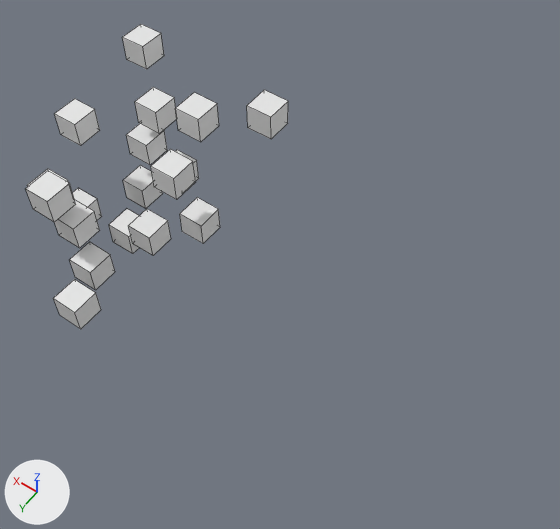
Renders of the FBX model TBA-MasterD/Assets/Prefabs/Fabio/FBX/VentLights.fbx from each side of a commit.
The view is the same before and after, from a 50 mm lens placed at (-7.5, 7.8, 45.7), pointed at (10.7, -17.6, 5.7). Lighting does not change. The marker at lower left points along +X, +Y and +Z. Mesh edges are drawn as thin lines.

Before the edit, the objects in view are built like this:
```python
ob_vent_lights_002 = bpy.data.objects.new('Vent_Lights.002', me_cube_216)
ob_vent_lights_002.location = (29.0, -18.27, 8.0)
ob_vent_lights_006 = bpy.data.objects.new('Vent_Lights.006', me_cube_237)
ob_vent_lights_006.location = (17.0, -25.02, 10.0)
ob_vent_lights_010 = bpy.data.objects.new('Vent_Lights.010', me_cube_243)
ob_vent_lights_010.location = (25.25, -12.02, 8.0)
ob_vent_lights_012 = bpy.data.objects.new('Vent_Lights.012', me_cube_245)
ob_vent_lights_012.location = (25.25, -22.52, 8.0)
ob_vent_lights_013 = bpy.data.objects.new('Vent_Lights.013', me_cube_246)
ob_vent_lights_013.location = (28.25, -13.92, 4.9)
ob_vent_lights_014 = bpy.data.objects.new('Vent_Lights.014', me_cube_247)
ob_vent_lights_014.location = (28.25, -15.92, 1.2)
ob_vent_lights_017 = bpy.data.objects.new('Vent_Lights.017', me_cube_250)
ob_vent_lights_017.location = (23.75, -16.52, 1.2)
ob_vent_lights_018 = bpy.data.objects.new('Vent_Lights.018', me_cube_251)
ob_vent_lights_018.location = (21.5, -16.52, 2.6)
ob_vent_lights_019 = bpy.data.objects.new('Vent_Lights.019', me_cube_252)
ob_vent_lights_019.location = (26.0, -21.77, 5.0)
# also in view: 'Vent_Lights.011' at (24.5, -12.8, 5.1); 'Vent_Lights.007' at (19.2, -19.5, 2.6); 'Vent_Lights.004' at (29.0, -25.8, 10.0); 'Vent_Lights.001' at (21.5, -9.0, 2.2); 'Vent_Lights.005' at (20.8, -22.0, 10.0)
```
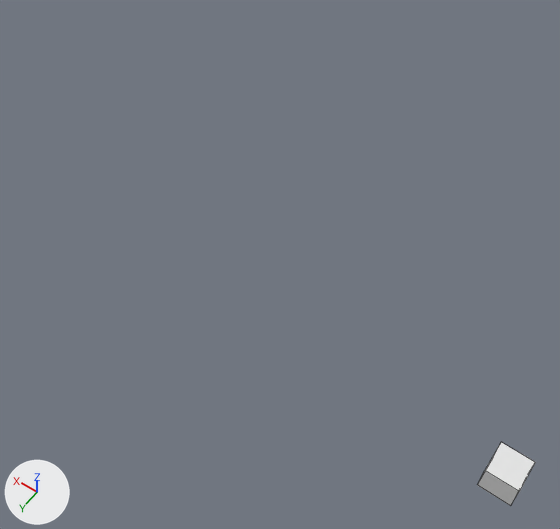
Boxes (x1, y1, x2, y2) around the edits, measured in the pictures (560 x 529 px):
'Vent_Lights.011', moved: before (54, 200, 100, 248); after (478, 442, 535, 506)
'Vent_Lights.010', deleted: before (25, 171, 76, 222)
'Vent_Lights.003', deleted: before (151, 149, 195, 199)
'Vent_Lights.005', deleted: before (175, 92, 219, 142)
'Vent_Lights.006', deleted: before (247, 90, 288, 139)
'Vent_Lights.001', deleted: before (53, 279, 101, 329)
'Vent_Lights.002', deleted: before (54, 98, 100, 146)
'Vent_Lights.009', deleted: before (70, 242, 115, 290)
'Vent_Lights.012', deleted: before (135, 87, 177, 133)
'Vent_Lights.004', deleted: before (122, 24, 164, 69)
'Vent_Lights.018', deleted: before (129, 209, 171, 256)
'Vent_Lights.007', deleted: before (180, 198, 220, 244)
'Vent_Lights.019', deleted: before (126, 124, 167, 165)
'Vent_Lights.008', deleted: before (123, 165, 163, 209)
'Vent_Lights.017', deleted: before (109, 209, 139, 254)
'Vent_Lights.014', deleted: before (73, 188, 102, 220)
'Vent_Lights.015', deleted: before (175, 150, 199, 181)
'Vent_Lights.013', deleted: before (27, 169, 68, 186)

Patch to the scene script:
```diff
--- a/TBA-MasterD/Assets/Prefabs/Fabio/FBX/VentLights.fbx.py
+++ b/TBA-MasterD/Assets/Prefabs/Fabio/FBX/VentLights.fbx.py
@@ ob_vent_lights_013 @@
-ob_vent_lights_013 = bpy.data.objects.new('Vent_Lights.013', me_cube_246)
-ob_vent_lights_013.location = (28.25, -13.92, 4.9)
@@ ob_vent_lights_010 @@
-ob_vent_lights_010 = bpy.data.objects.new('Vent_Lights.010', me_cube_243)
-ob_vent_lights_010.location = (25.25, -12.02, 8.0)
@@ ob_vent_lights_018 @@
-ob_vent_lights_018 = bpy.data.objects.new('Vent_Lights.018', me_cube_251)
-ob_vent_lights_018.location = (21.5, -16.52, 2.6)
@@ ob_vent_lights_019 @@
-ob_vent_lights_019 = bpy.data.objects.new('Vent_Lights.019', me_cube_252)
-ob_vent_lights_019.location = (26.0, -21.77, 5.0)
@@ ob_vent_lights_002 @@
-ob_vent_lights_002 = bpy.data.objects.new('Vent_Lights.002', me_cube_216)
-ob_vent_lights_002.location = (29.0, -18.27, 8.0)
@@ ob_vent_lights_014 @@
-ob_vent_lights_014 = bpy.data.objects.new('Vent_Lights.014', me_cube_247)
-ob_vent_lights_014.location = (28.25, -15.92, 1.2)
@@ ob_vent_lights_006 @@
-ob_vent_lights_006 = bpy.data.objects.new('Vent_Lights.006', me_cube_237)
-ob_vent_lights_006.location = (17.0, -25.02, 10.0)
@@ ob_vent_lights_012 @@
-ob_vent_lights_012 = bpy.data.objects.new('Vent_Lights.012', me_cube_245)
-ob_vent_lights_012.location = (25.25, -22.52, 8.0)
@@ ob_vent_lights_015 @@
-ob_vent_lights_015 = bpy.data.objects.new('Vent_Lights.015', me_cube_248)
-ob_vent_lights_015.location = (23.75, -22.52, 2.6)
@@ ob_vent_lights_007 @@
-ob_vent_lights_007 = bpy.data.objects.new('Vent_Lights.007', me_cube_238)
-ob_vent_lights_007.location = (19.25, -19.52, 2.6)
@@ ob_vent_lights_005 @@
-ob_vent_lights_005 = bpy.data.objects.new('Vent_Lights.005', me_cube_230)
-ob_vent_lights_005.location = (20.75, -22.02, 10.0)
@@ ob_vent_lights_003 @@
-ob_vent_lights_003 = bpy.data.objects.new('Vent_Lights.003', me_cube_228)
-ob_vent_lights_003.location = (20.0, -18.27, 8.0)
@@ ob_vent_lights_011 @@
 ob_vent_lights_011 = bpy.data.objects.new('Vent_Lights.011', me_cube_244)
-ob_vent_lights_011.location = (24.5, -12.77, 5.1)
+ob_vent_lights_011.location = (-7.56, -13.24, 5.33)
@@ ob_vent_lights_001 @@
-ob_vent_lights_001 = bpy.data.objects.new('Vent_Lights.001', me_cube_211)
-ob_vent_lights_001.location = (21.5, -9.02, 2.21)
@@ ob_vent_lights_008 @@
-ob_vent_lights_008 = bpy.data.objects.new('Vent_Lights.008', me_cube_239)
-ob_vent_lights_008.location = (26.0, -20.52, 1.2)
@@ ob_vent_lights_009 @@
-ob_vent_lights_009 = bpy.data.objects.new('Vent_Lights.009', me_cube_242)
-ob_vent_lights_009.location = (23.0, -12.02, 2.21)
@@ ob_vent_lights_017 @@
-ob_vent_lights_017 = bpy.data.objects.new('Vent_Lights.017', me_cube_250)
-ob_vent_lights_017.location = (23.75, -16.52, 1.2)
@@ ob_vent_lights_004 @@
-ob_vent_lights_004 = bpy.data.objects.new('Vent_Lights.004', me_cube_229)
-ob_vent_lights_004.location = (29.0, -25.77, 10.0)
```
